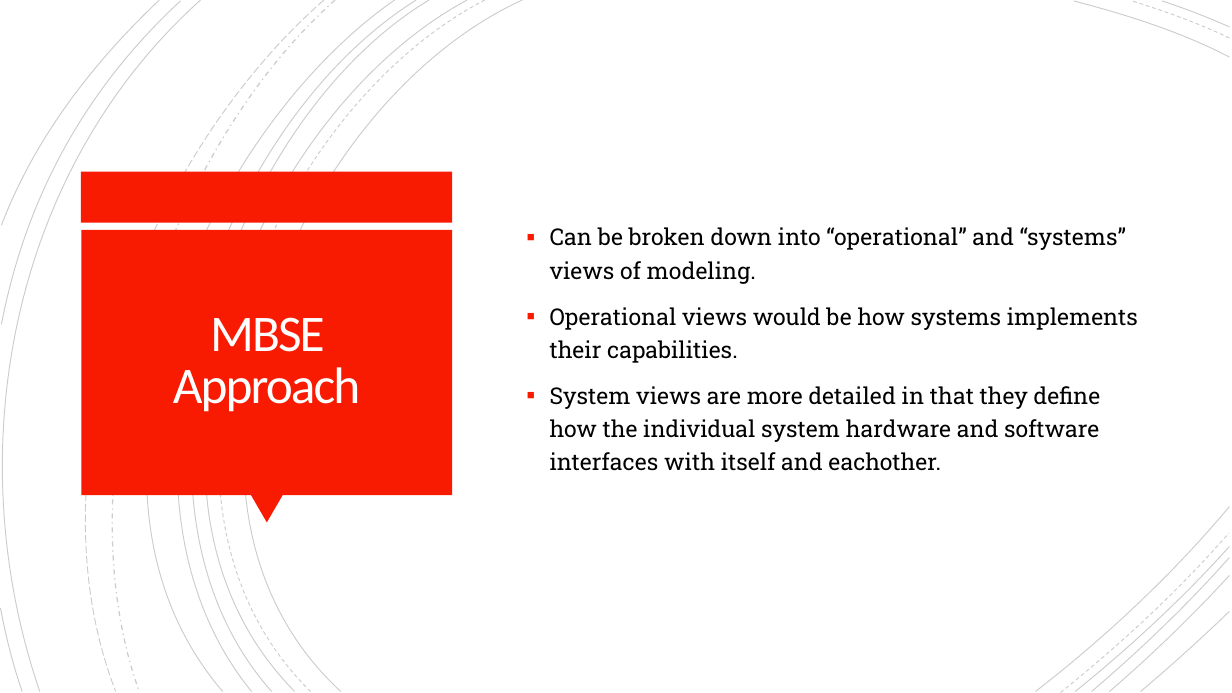
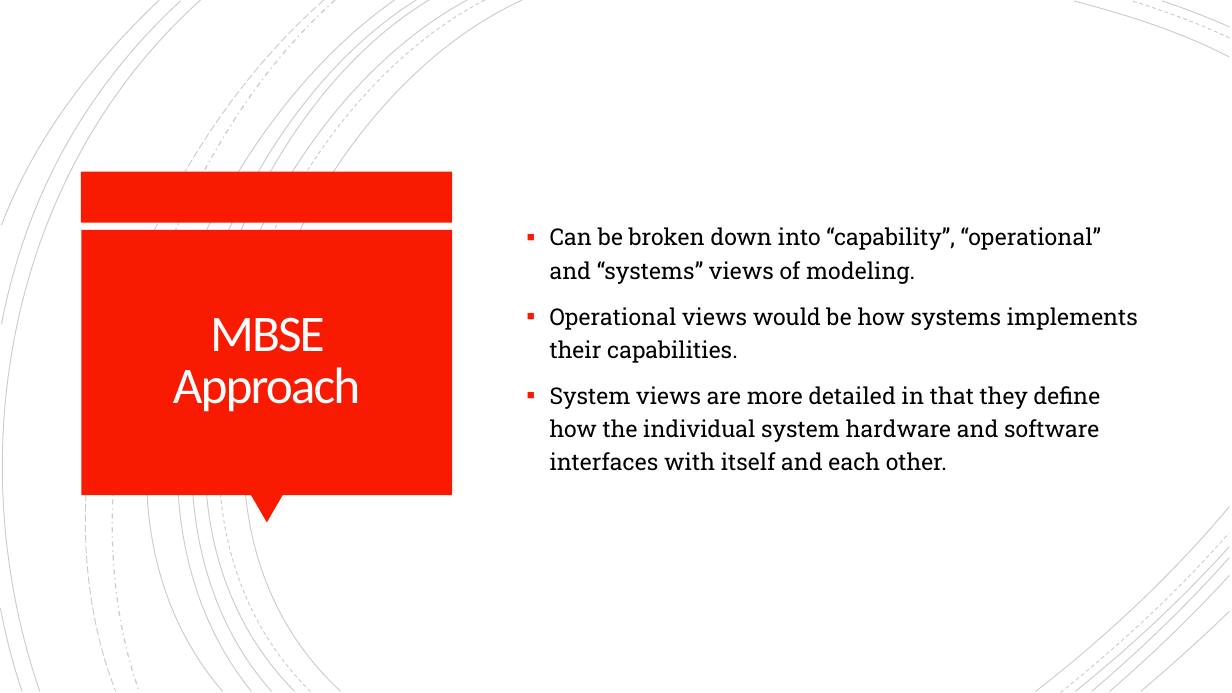
Before and after one commit to mattwhitesides/Model-Based-System-Engineering, a slide deck: slide 7 of Homework/Paper 1/Matthew_MBSE-Driven-IoT-For-Smart-Cities.pptx (slide 6 before the commit). Drawn at 1232x693 pixels with LibreOffice and Linux fonts; fonts in the diff are those of the drawing. Boxes give left, top, right and bottom in pixels: in the first picture for what was removed or moved away, otherwise in the second. Text is boxed around its words. In the diff, an @@ line names an element or a change of style, - is before the commit and + after.

```diff
--- a/Homework/Paper 1/Matthew_MBSE-Driven-IoT-For-Smart-Cities.pptx
+++ b/Homework/Paper 1/Matthew_MBSE-Driven-IoT-For-Smart-Cities.pptx
@@ text at [550,227,1101,284]: text changed @@
-▪ Can be broken down into “operational” and “systems” views of modeling.
+▪ Can be broken down into “capability”, “operational” and “systems” views of modeling.
@@ text at [550,386,1101,471]: spaces changed @@
-▪ System views are more detailed in that they define how the individual system hardware and software interfaces with itself and eachother.
+▪ System views are more detailed in that they define how the individual system hardware and software interfaces with itself and each other.
```
Also in this commit, not shown: 1 other slide changed, 1 slide added, 29 other files.
